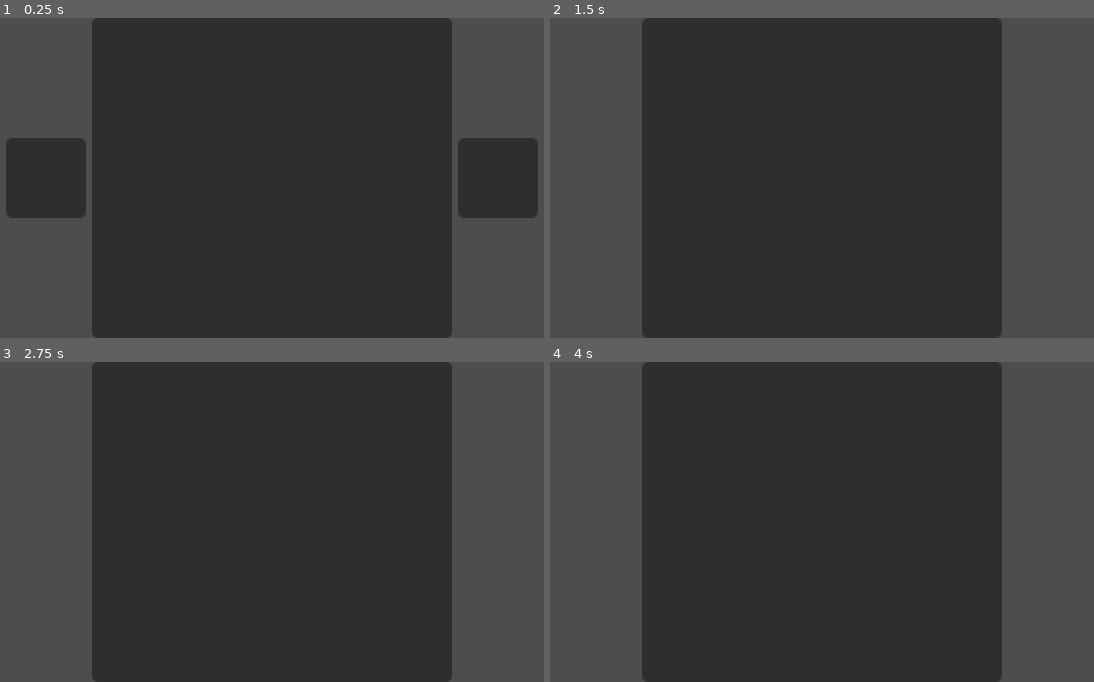
Above: before the commit, frames 1-4 (two rows, left to right).
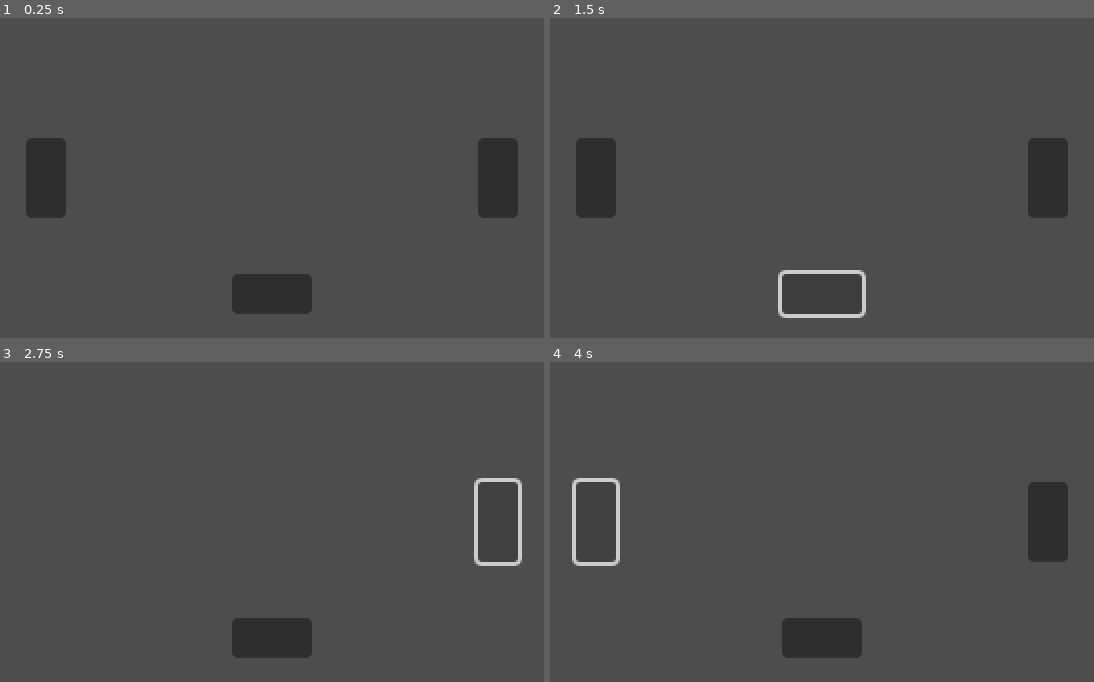
Above: after the commit, the same moments.

Repository: CubicMaldo/juego-estructura-ii
Game: Godot game, scene res://node_2d.tscn
Same seed, same stepped clock (60 frames per second), same inputs: the game is played once before the commit and once after it.
Inputs (mouse positions are in pixels of both pictures, inside the frame that each line leads up to):
- Up to frame 1 (0.25 s): no input
- Up to frame 2 (1.5 s): click (593, 178) at 0.5 s; click (822, 293) at 1.27 s
- Up to frame 3 (2.75 s): click (500, 522) at 2.02 s
- Up to frame 4 (4 s): click (1050, 522) at 2.77 s; click (593, 522) at 3.52 s

The runs differ from the first frame. In frame 1, 68% of the frame differs, in the area x 1-99%, y 0-100%; in frame 2, 68%; in frame 3, 65%; in frame 4, 67%.

Commit message:
boton de centro vuelve

Diff:
--- a/assets/scripts/arboles/arbol.gd
+++ b/assets/scripts/arboles/arbol.gd
@@ -1,5 +1,7 @@
 class_name Arbol
 var raiz: Nodo = null
+
+#ARBOL VISUAL DE VERDAD
 
 # Parámetros configurables
 var _longitud_minima = 4
@@ -11,13 +13,11 @@
 
 func generar_arbol_controlado(semilla: int = -1) -> void:
 	# Si no se pasa semilla, se randomiza
-
 	if semilla == -1:
 		rng.randomize()
 		print("Semilla:", rng.seed)
 	else:
 		rng.seed = semilla
-
 	# 1. Generar el camino principal con longitud aleatoria
 	raiz = Nodo.new(1,true)
 
@@ -26,11 +26,13 @@
 
 	for i in range(1, longitud):
 		var nuevo = Nodo.new(0)
+		nuevo.padre = actual  # ← asigna el padre
 		if rng.randf() < 0.5:
 			actual.izquierdo = nuevo
 		else:
 			actual.derecho = nuevo
 		actual = nuevo
+
 
 	# 2. Generar ramas falsas
 	for i in range(_cantidad_ramas):
@@ -46,7 +48,7 @@
 
 
 func _agregar_ramas(i: int) -> void:
-	var camino = obtener_nodos_preorden()
+	var camino = _obtener_nodos_preorden_sin_hojas()
 	if camino.size() <= 1:
 		return
 
@@ -58,7 +60,7 @@
 	else:
 		padre = camino[0]
 
-	# 🔹 Si el padre es una hoja, buscar otro que no lo sea
+	#Si el padre es una hoja, buscar otro que no lo sea
 	var intentos = 0
 	while _es_hoja(padre) and intentos < 10:
 		padre = camino[rng.randi_range(0, camino.size() - 1)]
@@ -69,6 +71,7 @@
 
 	# Crear nodo raíz de la rama falsa
 	var nuevo = Nodo.new(0)
+	nuevo.padre = padre  # ← asigna el padre
 	if padre.derecho == null:
 		padre.derecho = nuevo
 	elif padre.izquierdo == null:
@@ -76,11 +79,12 @@
 	else:
 		return
 
-	# 🔹 Extender la rama con profundidad aleatoria
+	# Extender la rama
 	var profundidad = rng.randi_range(1, 3)
 	var actual = nuevo
 	for j in range(profundidad):
 		var hijo = Nodo.new(0)
+		hijo.padre = actual  # ← asigna el padre también
 		if rng.randf() < 0.5:
 			actual.izquierdo = hijo
 		else:
@@ -88,6 +92,7 @@
 		actual = hijo
 
 
+
 func _es_hoja(nodo: Nodo) -> bool:
 	if nodo == null:
 		return false
@@ -125,20 +130,24 @@
 	else:
 		return right
 
-# Utilidades previas
-func obtener_nodos_preorden() -> Array:
+#Utilidades previas
+func _obtener_nodos_preorden_sin_hojas() -> Array:
 	var lista: Array = []
-	_recorrer_preorden(raiz, lista)
+	_recorrer_preorden_sin_hojas(raiz, lista)
 	return lista
 
 
-func _recorrer_preorden(nodo: Nodo, lista: Array) -> void:
-	if nodo == null:
-		return
-
-	lista.append(nodo)
-	_recorrer_preorden(nodo.izquierdo, lista)
-	_recorrer_preorden(nodo.derecho, lista)
+func _recorrer_preorden_sin_hojas(nodo: Nodo, lista: Array) -> void:
+	if nodo == null:
+		return
+
+	#  Solo agregamos si no es hoja
+	if not (nodo.izquierdo == null and nodo.derecho == null):
+		lista.append(nodo)
+
+	_recorrer_preorden_sin_hojas(nodo.izquierdo, lista)
+	_recorrer_preorden_sin_hojas(nodo.derecho, lista)
+
 
 
 func _obtener_hojas_validas() -> Array:
@@ -183,13 +192,15 @@
 	if nodo == null:
 		return
 
-	# 🔹 Solo imprime si el nodo ha sido visto
+	#  Solo imprime si el nodo ha sido visto
 	if nodo.visto:
 		# Primero imprime el derecho
 		imprimir_arbol_vistos(nodo.derecho, prefijo + ("│   " if es_izq else "    "), false)
 
 		# Imprime el nodo actual
-		print(prefijo + ("└── " if es_izq else "┌── ") + str(nodo.tipo))
-
+		if nodo == Global.nodo_actual:
+			print(prefijo + ("└── " if es_izq else "┌── ") + str(nodo.tipo)+"⬅️")
+		else:
+			print(prefijo + ("└── " if es_izq else "┌── ") + str(nodo.tipo))
 		# Luego imprime el izquierdo
 		imprimir_arbol_vistos(nodo.izquierdo, prefijo + ("    " if es_izq else "│   "), true)
--- a/assets/scripts/arboles/nodo.gd
+++ b/assets/scripts/arboles/nodo.gd
@@ -4,6 +4,7 @@
 var tipo : int
 
 var visto : bool
+var visitado : bool
 
 var padre : Nodo
 var izquierdo : Nodo
--- a/assets/scripts/boton_puntero.gd
+++ b/assets/scripts/boton_puntero.gd
@@ -1,6 +1,6 @@
 extends Button
 
-@export_enum("Izquierda", "Derecha") var direccion: String = "Izquierda"
+@export_enum("Izquierda", "Centrol", "Derecha") var direccion: String = "Izquierda"
 
 func _ready() -> void:
 	Global.connect("puntero_actualizado", Callable(self, "_on_nodo_actualizado"))
@@ -8,38 +8,38 @@
 func _on_pressed() -> void:
 	Global.cambiarPuntero(direccion)
 
-func _on_nodo_actualizado(nodo : Nodo) -> void:
-	# Verificar existencia de hijos
+func _on_nodo_actualizado(nodo: Nodo) -> void:
 	var tiene_izquierdo := nodo.izquierdo != null
 	var tiene_derecho := nodo.derecho != null
 
-	# Caso 1: Ambos hijos existen → botones activos según dirección
-	if tiene_izquierdo and tiene_derecho:
+	# Si este script está en un botón lateral, identificamos cuál es
+	if direccion == "Izquierda":
+		if not tiene_izquierdo:
+			visible = false
+			disabled = true
+		else:
+			visible = true
+			disabled = false
+
+	elif direccion == "Derecha":
+		if not tiene_derecho:
+			visible = false
+			disabled = true
+		else:
+			visible = true
+			disabled = false
+
+	elif direccion == "Centro":
+		# 🔹 El botón del medio nunca se oculta
 		visible = true
-		disabled = false
-		return
+		# Solo se desactiva si no hay padre (estás en la raíz)
+		if nodo.padre == null:
+			disabled = true
+		else:
+			disabled = false
 
-	# Caso 2: No hay ningún hijo → desactiva ambos
-	if not tiene_izquierdo and not tiene_derecho:
-		visible = false
-		return
-
-	# Caso 3: Solo uno de los dos existe → pasar automáticamente
-	if tiene_izquierdo != tiene_derecho:
-		# Ocultar ambos botones
-		visible = false
-
-		# Hacer que solo uno ejecute el paso automático
-		if direccion == "Izquierda" and tiene_izquierdo:
-			_paso_automatico("Izquierda")
-		elif direccion == "Derecha" and tiene_derecho:
-			_paso_automatico("Derecha")
-		return
-
-	# Si no entra en ningún caso anterior, desactivar por seguridad
-	disabled = true
 
 
 func _paso_automatico(dir : String) -> void:
-	print("⚙️ Solo había un camino ('%s'), avanzando automáticamente..." % dir)
+	print("Solo había un camino ('%s'), avanzando automáticamente..." % dir)
 	Global.cambiarPuntero(dir)
--- a/assets/scripts/global.gd
+++ b/assets/scripts/global.gd
@@ -7,15 +7,35 @@
 var puntaje : int
 
 func cambiarPuntero(direccion: String):
-	if direccion == "Derecha" and nodo_actual.derecho != null:
-		nodo_actual = nodo_actual.derecho
-	elif direccion == "Izquierda" and nodo_actual.izquierdo != null:
-		nodo_actual = nodo_actual.izquierdo
-	else:
-		print("❌ No hay nodo en esa dirección")
-		return
+	match direccion:
+		"Derecha":
+			if nodo_actual.derecho != null:
+				nodo_actual = nodo_actual.derecho
+			else:
+				print("❌ No hay nodo derecho.")
+				return
 
-	nodo_actual.hijosVistos()
+		"Izquierda":
+			if nodo_actual.izquierdo != null:
+				nodo_actual = nodo_actual.izquierdo
+			else:
+				print("❌ No hay nodo izquierdo.")
+				return
+
+		"Centro":
+			if nodo_actual.padre != null:
+				nodo_actual = nodo_actual.padre
+				print("⬆️  Volviste al nodo padre:", nodo_actual.tipo)
+			else:
+				print("❌ No hay nodo padre (ya estás en la raíz).")
+				return
+
+		_:
+			print("⚠️ Dirección inválida:", direccion)
+			return
+
+	if direccion != "Centro":
+		nodo_actual.hijosVistos()
 
 	tree.imprimir_arbol_vistos()
 	emit_signal("puntero_actualizado", nodo_actual)
--- a/node_2d.tscn
+++ b/node_2d.tscn
@@ -17,9 +17,9 @@
 anchors_preset = 4
 anchor_top = 0.5
 anchor_bottom = 0.5
-offset_left = 3.0
+offset_left = 13.0
 offset_top = -20.0
-offset_right = 43.0
+offset_right = 33.0
 offset_bottom = 20.0
 grow_vertical = 2
 script = ExtResource("2_0e48y")
@@ -31,16 +31,33 @@
 anchor_top = 0.5
 anchor_right = 1.0
 anchor_bottom = 0.5
-offset_left = -43.0
+offset_left = -33.0
 offset_top = -20.0
-offset_right = -3.0
+offset_right = -13.0
 offset_bottom = 20.0
 grow_horizontal = 0
 grow_vertical = 2
 script = ExtResource("2_0e48y")
 direccion = "Derecha"
 
+[node name="Button3" type="Button" parent="."]
+layout_mode = 1
+anchors_preset = 7
+anchor_left = 0.5
+anchor_top = 1.0
+anchor_right = 0.5
+anchor_bottom = 1.0
+offset_left = -20.0
+offset_top = -32.0
+offset_right = 20.0
+offset_bottom = -12.0
+grow_horizontal = 2
+grow_vertical = 0
+script = ExtResource("2_0e48y")
+direccion = "Centro"
+
 [node name="Control" type="Control" parent="."]
+visible = false
 layout_mode = 1
 anchors_preset = 8
 anchor_left = 0.5
@@ -64,3 +81,4 @@
 
 [connection signal="pressed" from="Button" to="Button" method="_on_pressed"]
 [connection signal="pressed" from="Button2" to="Button2" method="_on_pressed"]
+[connection signal="pressed" from="Button3" to="Button3" method="_on_pressed"]
